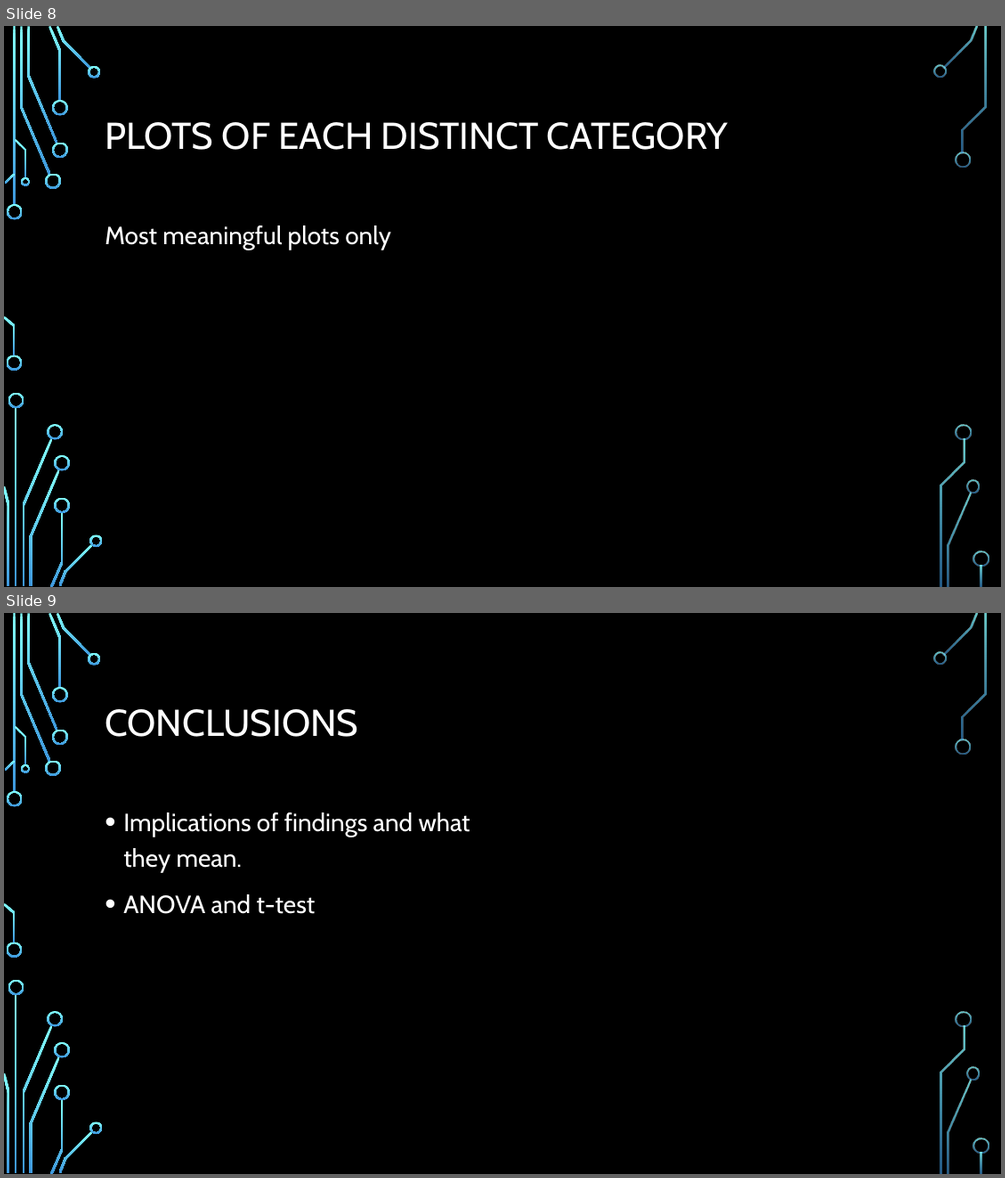
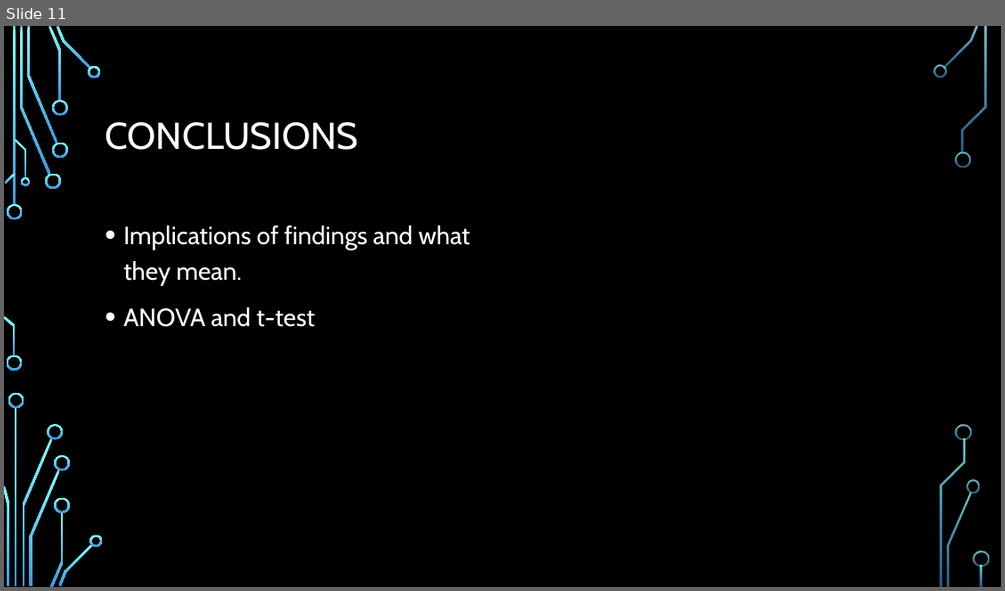
Before and after one commit to kennknisley/project-one-back, a slide deck: Iceland_presentation.pptx. Shown one above the other, each under a label of ours: slides 8 and 9 before the commit, slide 11 after it. The pictures are 1005x1178 and 1005x591 pixels, drawn with LibreOffice and Linux fonts; fonts in the diff are those of the drawing; background and template pictures are left out. Boxes give left, top, right and bottom in pixels: in the first picture for what was removed or moved away, otherwise in the second. Text is boxed around its words. In the diff, an @@ line names an element or a change of style, - is before the commit and + after.

```diff
--- a/Iceland_presentation.pptx
+++ b/Iceland_presentation.pptx
@@ slide 8 removed at [4, 26, 1001, 587], background picture (left out); not listed: 36 template elements that a slide beside it also shows @@
@@ title removed at [105, 122, 728, 150] @@
-PLOTS OF EACH DISTINCT CATEGORY
@@ text removed at [105, 225, 391, 250] @@
-Most meaningful plots only
@@ what was slide 9 is now slide 11 @@
```
Also in this commit, not shown: 6 slides changed, 4 slides added, 1 other slide removed, 7 other files.
